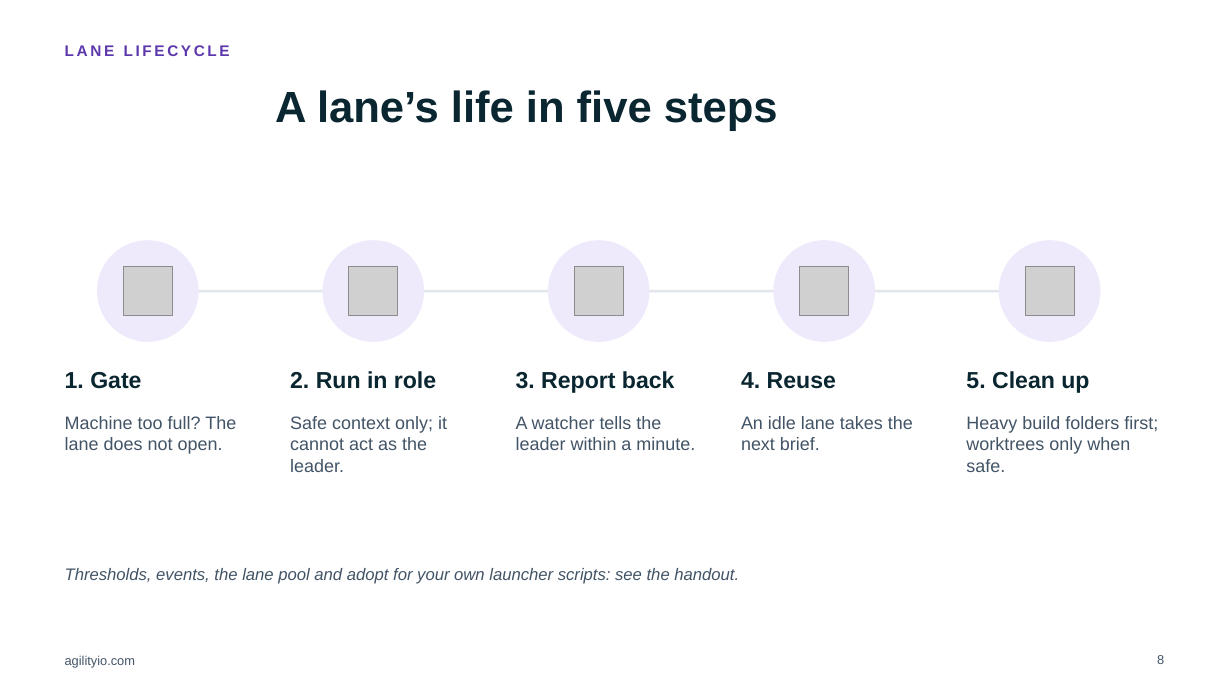
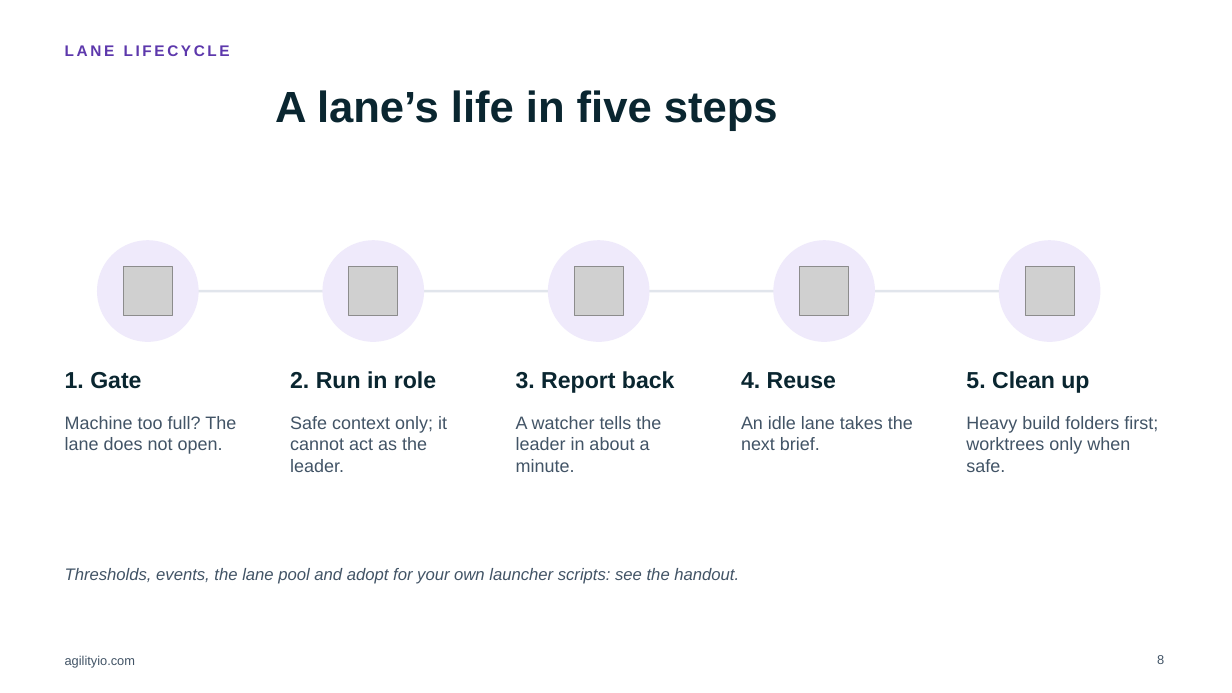
Before and after one commit to trungungtoan-agilityio/AgiAgentKit, a slide deck: slide 8 of docs/talk/v2/Session-Superadvisor-V2-AgilityIO.pptx. Drawn at 1232x693 pixels with LibreOffice and Linux fonts; fonts in the diff are those of the drawing; grey boxes stand for pictures; background and template pictures are left out. Boxes give left, top, right and bottom in pixels: in the first picture for what was removed or moved away, otherwise in the second. Text is boxed around its words. In the diff, an @@ line names an element or a change of style, - is before the commit and + after.

```diff
--- a/docs/talk/v2/Session-Superadvisor-V2-AgilityIO.pptx
+++ b/docs/talk/v2/Session-Superadvisor-V2-AgilityIO.pptx
@@ text at box(516, 416, 661, 472): text changed @@
-A watcher tells the leader within a minute.
+A watcher tells the leader in about a minute.
```
Also in this commit, not shown: 6 other files.
